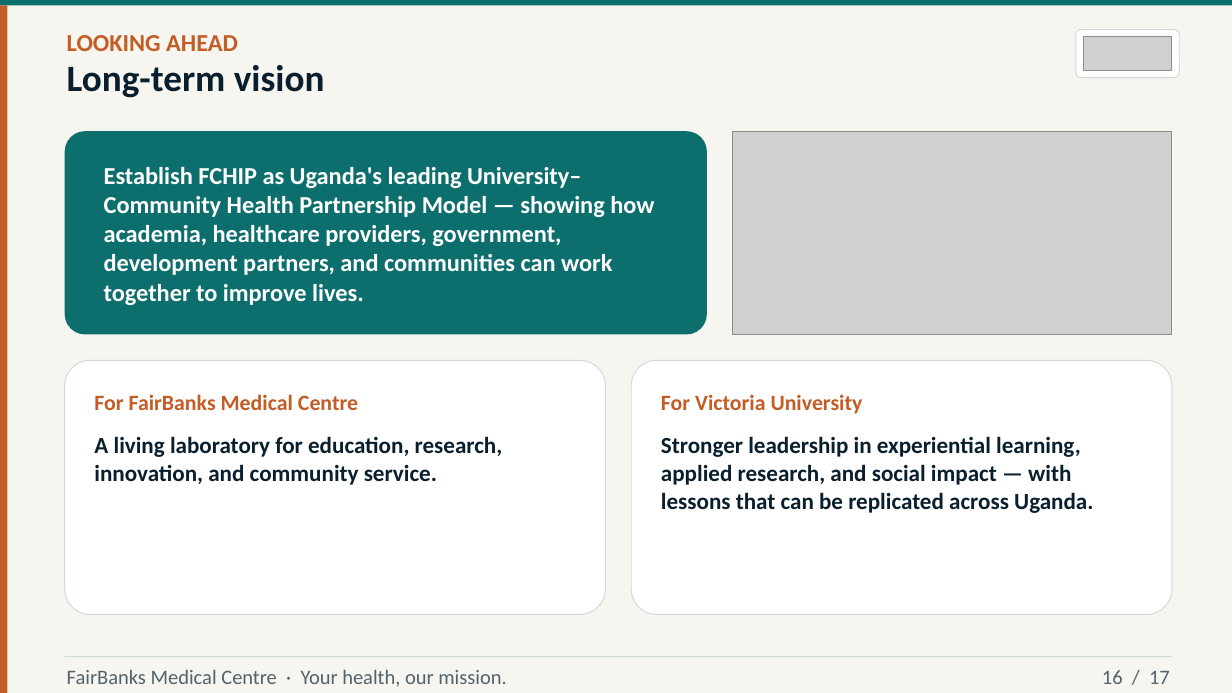
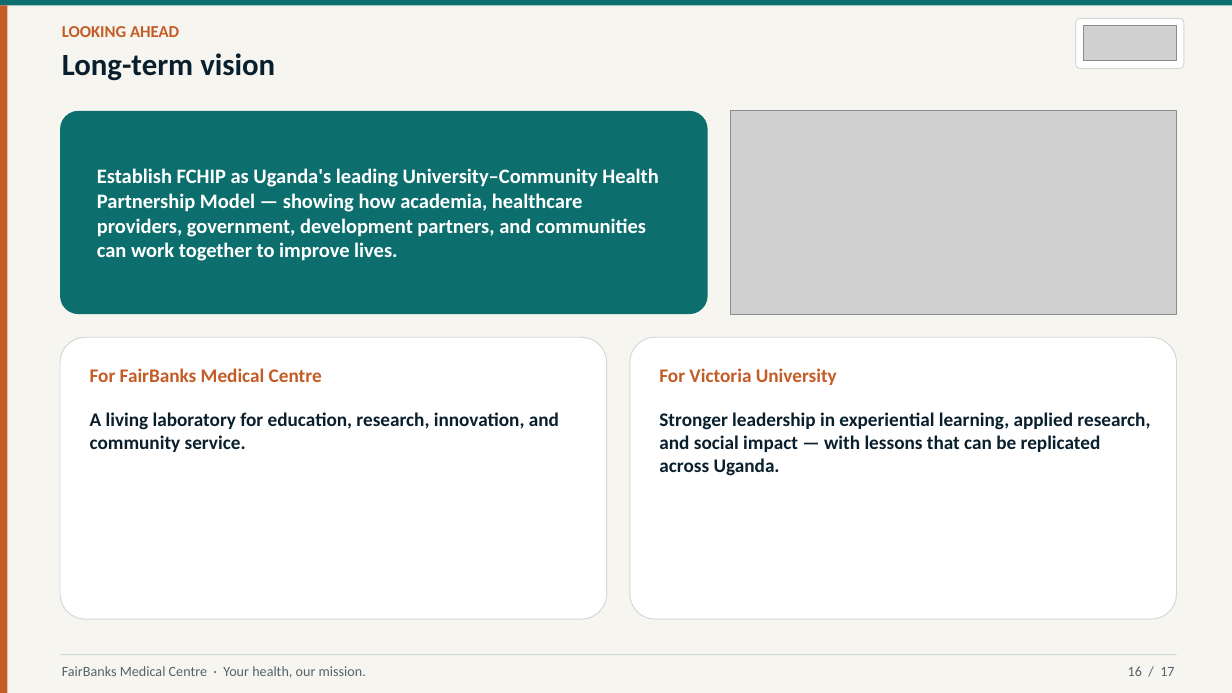
Before and after one commit to WASSWA2624/fairbanks, a slide deck: slide 16 of victoria/documents/victoria_ppt.pptx. Drawn at 1232x693 pixels with LibreOffice and Linux fonts; fonts in the diff are those of the drawing; grey boxes stand for pictures. Boxes give left, top, right and bottom in pixels: in the first picture for what was removed or moved away, otherwise in the second. Text is boxed around its words. In the diff, an @@ line names an element or a change of style, - is before the commit and + after.

Commit message:
Refine Victoria University partnership proposal script and PowerPoint presentation. Updated layout dimensions, improved text formatting, and clarified branding details. Adjusted spacing and margins for better readability, and revised function names for consistency. Enhanced error messages for missing assets.

```diff
--- a/victoria/documents/victoria_ppt.pptx
+++ b/victoria/documents/victoria_ppt.pptx
@@ text "LOOKING AHEAD" at <box>62,26,179,37</box>: size 19 to 13 pt @@
@@ rounded rectangle: place and size @@
-rounded rectangle at <box>1076,30,1179,78</box>
+rounded rectangle at <box>1076,18,1184,68</box>
@@ picture: place and size @@
-picture at <box>1083,37,1172,70</box>
+picture at <box>1083,26,1177,61</box>
@@ text "Long-term vision": place and size @@
-text "Long-term vision" at <box>67,65,325,98</box>
+text "Long-term vision" at <box>62,53,275,81</box>
@@ text "Long-term vision" at <box>62,53,275,81</box>: size 29 to 24 pt @@
@@ proportions changed in 4 elements at <box>60,337,607,619</box>, <box>630,337,1177,619</box>, <box>1076,18,1184,68</box>, <box>60,111,708,314</box> @@
@@ rounded rectangle: place and size @@
-rounded rectangle at <box>65,131,707,335</box>
+rounded rectangle at <box>60,111,708,314</box>
@@ picture: place and size @@
-picture at <box>733,131,1172,335</box>
+picture at <box>731,111,1177,314</box>
@@ text "Establish FCHIP as Uganda's leading ...": place and size @@
-text "Establish FCHIP as Uganda's leading ..." at <box>104,167,654,305</box>
+text "Establish FCHIP as Uganda's leading ..." at <box>97,168,658,261</box>
@@ text "Establish FCHIP as Uganda's leading ..." at <box>97,168,658,261</box>: size 19 to 16 pt @@
@@ rounded rectangle: place and size @@
-rounded rectangle at <box>65,360,605,615</box>
+rounded rectangle at <box>60,337,607,619</box>
@@ rounded rectangle: place and size @@
-rounded rectangle at <box>631,360,1172,615</box>
+rounded rectangle at <box>630,337,1177,619</box>
@@ text "For FairBanks Medical Centre": place and size @@
-text "For FairBanks Medical Centre" at <box>94,394,358,410</box>
+text "For FairBanks Medical Centre" at <box>90,368,322,382</box>
@@ text "For FairBanks Medical Centre" at <box>90,368,322,382</box>: size 17 to 15 pt @@
@@ text "For Victoria University" at <box>659,368,837,385</box>: size 17 to 15 pt @@
@@ text "For Victoria University": place and size @@
-text "For Victoria University" at <box>661,394,863,414</box>
+text "For Victoria University" at <box>659,368,837,385</box>
@@ text "A living laboratory for education, ...": place and size @@
-text "A living laboratory for education, ..." at <box>94,436,503,485</box>
+text "A living laboratory for education, ..." at <box>90,412,559,452</box>
@@ text "A living laboratory for education, ..." at <box>90,412,559,452</box>: size 18 to 15 pt @@
@@ text "Stronger leadership in experiential learning, ..." at <box>659,412,1150,476</box>: size 18 to 15 pt @@
@@ text "Stronger leadership in experiential learning, ...": place and size @@
-text "Stronger leadership in experiential learning, ..." at <box>661,436,1093,513</box>
+text "Stronger leadership in experiential learning, ..." at <box>659,412,1150,476</box>
@@ rectangle: place and size @@
-rectangle at <box>65,656,1172,657</box>
+rectangle at <box>60,654,1177,655</box>
@@ text "FairBanks Medical Centre · Your ..." at <box>62,666,366,678</box>: size 16 to 11 pt @@
@@ text "16 / 17" at <box>1128,666,1174,676</box>: size 16 to 11 pt @@
@@ text "16 / 17": place and size @@
-text "16 / 17" at <box>1102,670,1170,684</box>
+text "16 / 17" at <box>1128,666,1174,676</box>
```
Also in this commit, not shown: 16 other slides changed, 1 other file.
